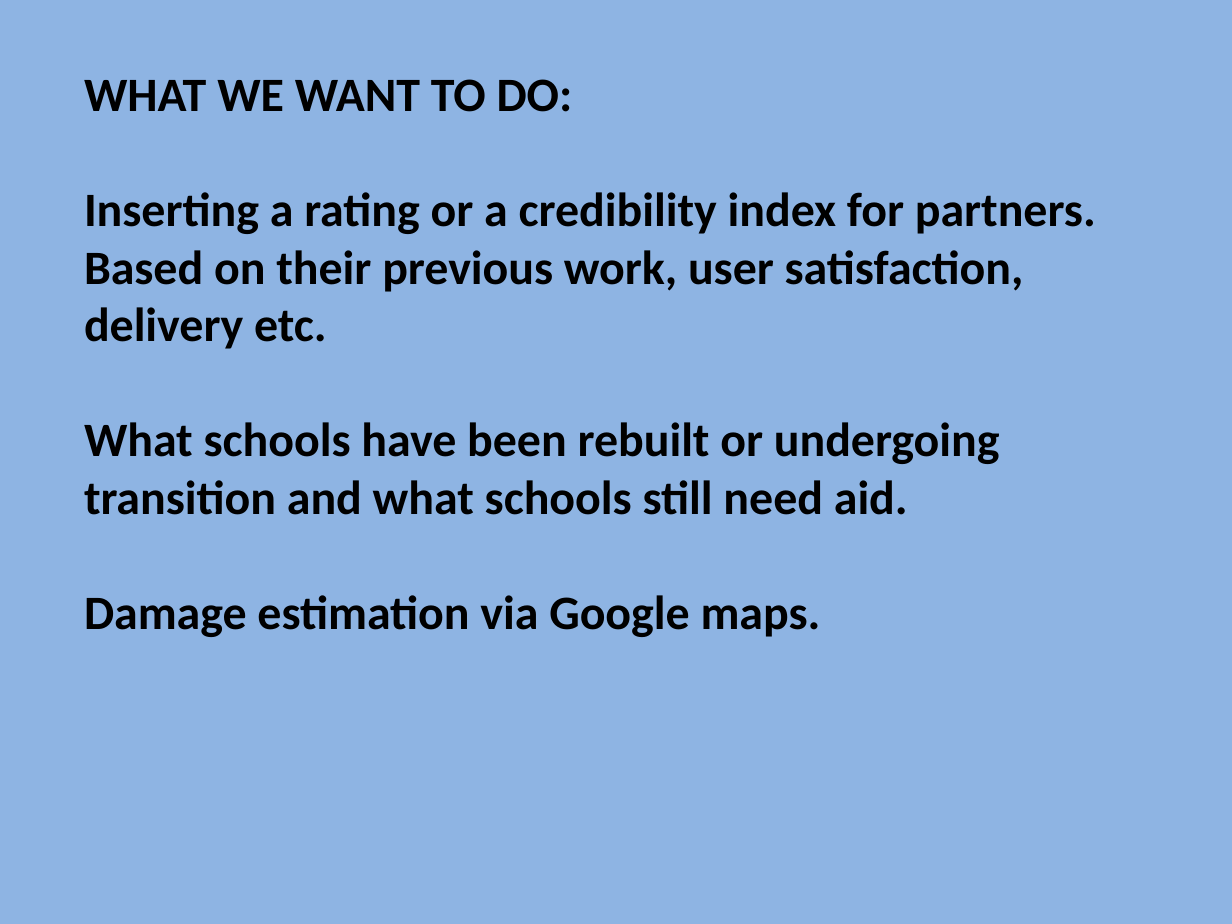
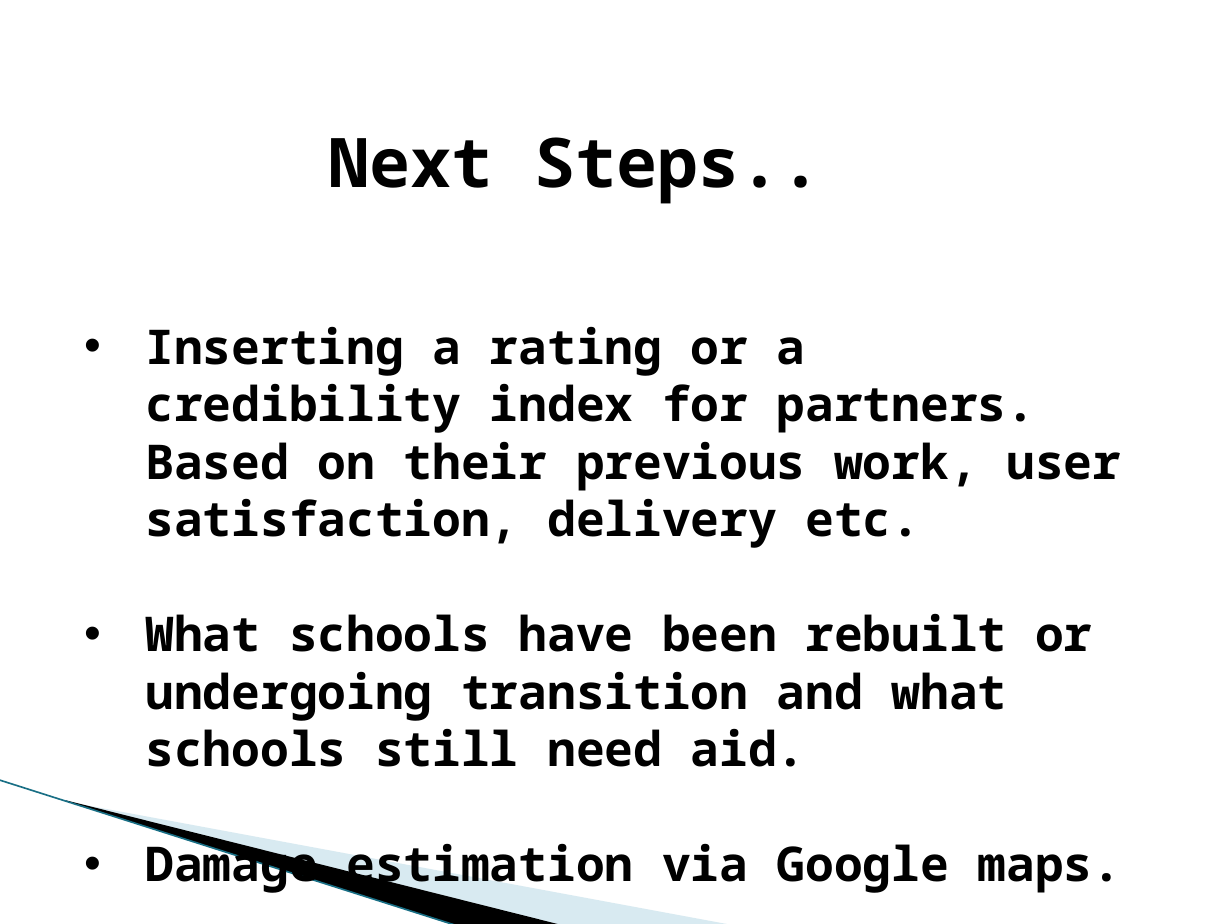
Before and after one commit to T4SG/Mumbai-Team-5, a slide deck: slide 4 of pptcfg.pptx (slide 5 before the commit). Drawn at 1232x924 pixels with LibreOffice and Linux fonts; fonts in the diff are those of the drawing; background and template pictures are left out. Boxes give left, top, right and bottom in pixels: in the first picture for what was removed or moved away, otherwise in the second. Text is boxed around its words. In the diff, an @@ line names an element or a change of style, - is before the commit and + after.

```diff
--- a/pptcfg.pptx
+++ b/pptcfg.pptx
@@ background #8EB4E3 to #FFFFFF @@
@@ text at [84,79,573,112]: paragraph removed @@
-WHAT WE WANT TO DO:
@@ text added at [329,137,821,204], 40 pt, text #000000, bold @@
+Next Steps..
@@ text "Inserting a rating or a ...": place and size @@
-text "Inserting a rating or a ..." at [84,79,1096,637]
+text "Inserting a rating or a ..." at [146,326,1122,894]
@@ text "Inserting a rating or a ..." at [146,326,1122,894]: font Calibri to Noto Sans Mono; bullet none to • @@
@@ line added from (0, 780) to (457, 924), #97C5D8 0.95 pt @@
@@ freeform shape added at [65,800,563,924], fill #000000 @@
@@ freeform shape added at [68,801,733,924], fill #A0CBDC at 40% opacity @@
```
Also in this commit, not shown: 2 other slides changed, 2 slides added, 3 slides removed.
